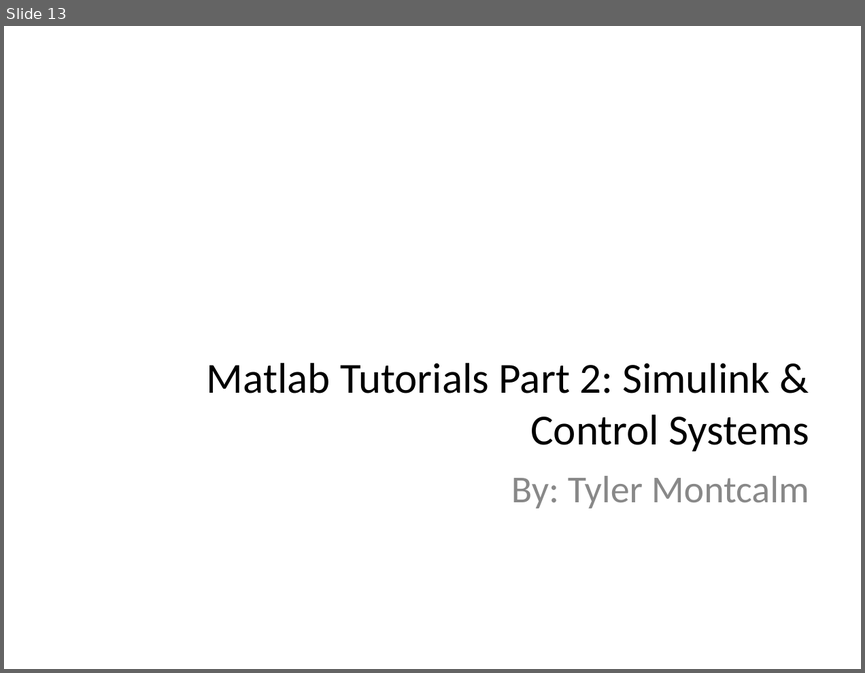
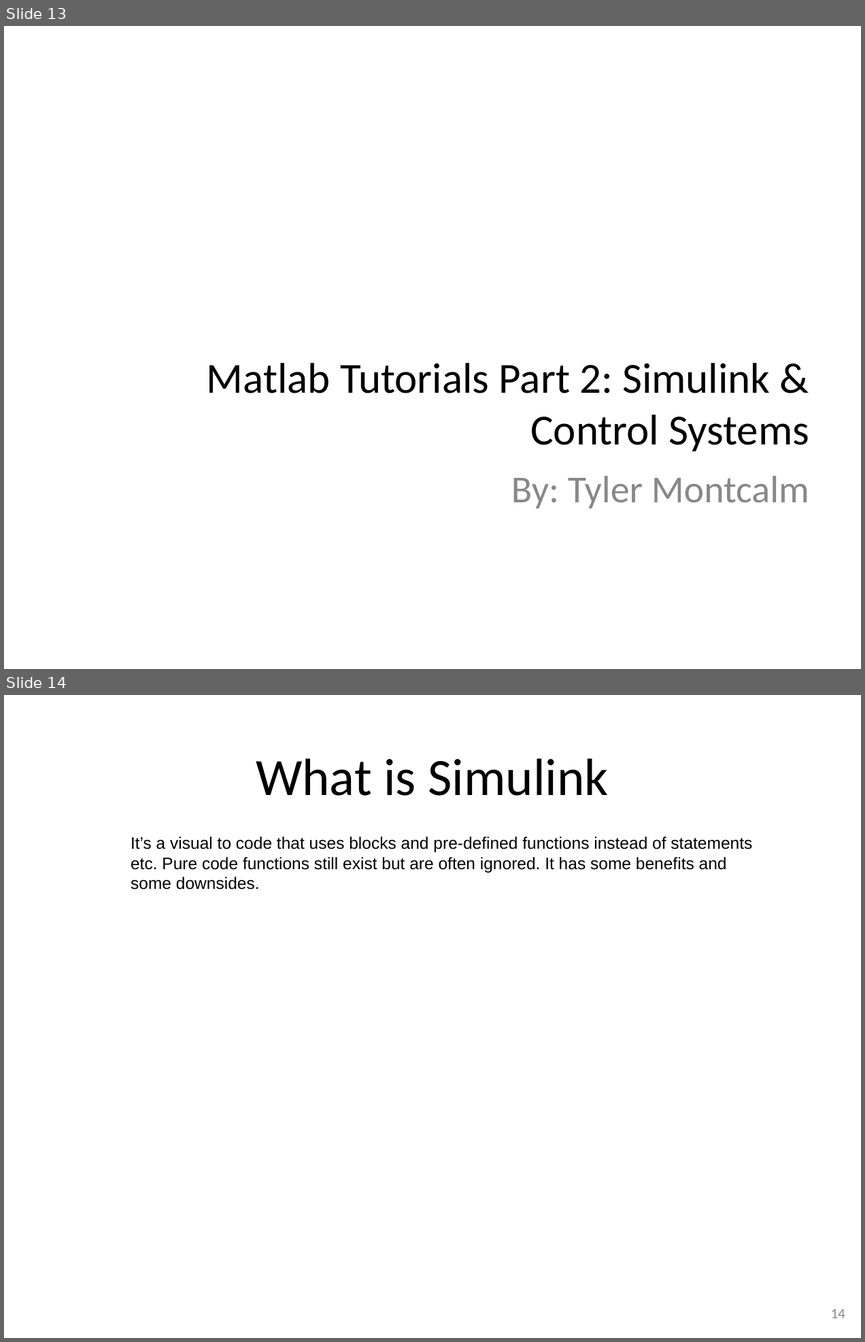
Before and after one commit to Tyler-Montcalm/Baja-Matlab-Tutorials, a slide deck: Presentation.pptx. Shown one above the other, each under a label of ours: slide 13 before the commit, slides 13 and 14 after it. The pictures are 865x673 and 865x1342 pixels, drawn with LibreOffice and Linux fonts; fonts in the diff are those of the drawing; background and template pictures are left out. Boxes give left, top, right and bottom in pixels: in the first picture for what was removed or moved away, otherwise in the second. Text is boxed around its words. In the diff, an @@ line names an element or a change of style, - is before the commit and + after.

```diff
--- a/Presentation.pptx
+++ b/Presentation.pptx
@@ slide 14 added at [4, 695, 861, 1338], background picture (left out) @@
@@ title added at [256, 758, 608, 796], 44 pt, text #000000 @@
+What is Simulink
@@ text added at [130, 836, 752, 889], 14 pt, text #000000 @@
+It’s a visual to code that uses blocks and pre-defined functions instead of statements etc. Pure code functions still exist but are often ignored. It has some benefits and some downsides.
@@ page number added at [831, 1308, 845, 1318], 12 pt, text #888888 @@
+14
```
Also in this commit, not shown: 4 other slides added, 12 other files.
